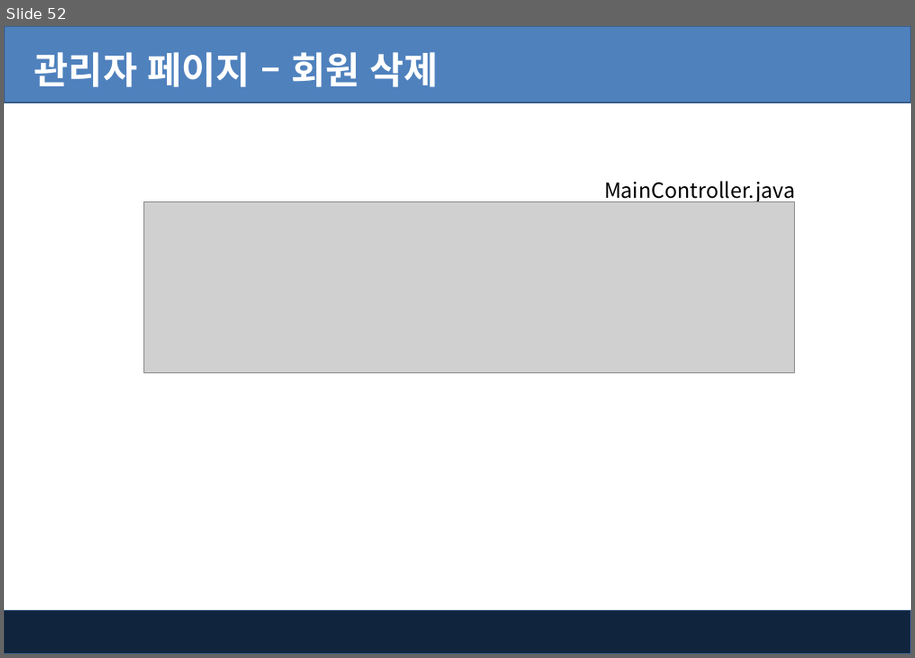
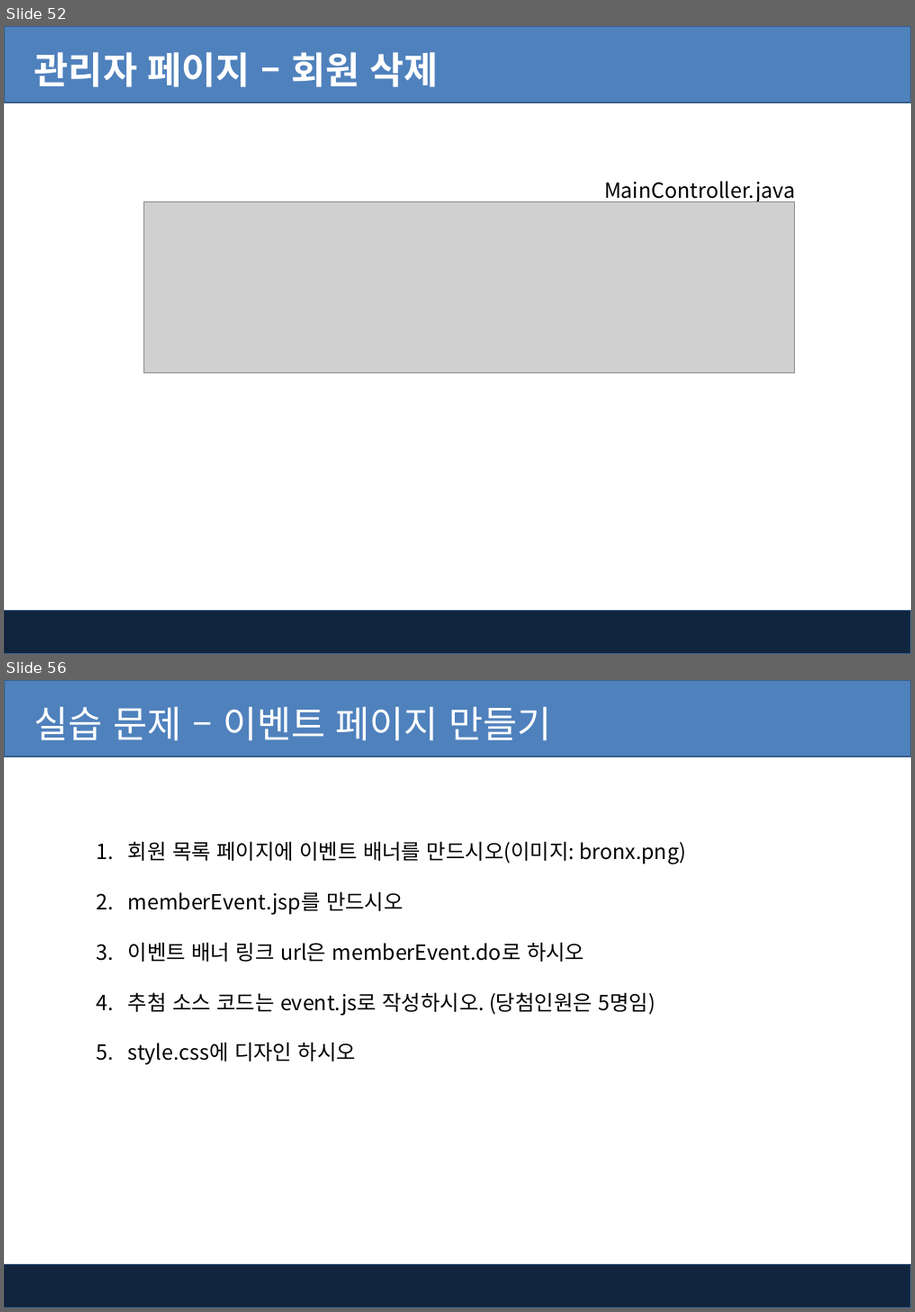
Before and after one commit to kiyongee2/green_project_web, a slide deck: jsp_ppt/10-1장. Jsp - MVC를 이용한 회원관리.pptx. Shown one above the other, each under a label of ours: slide 52 before the commit, slides 52 and 56 after it; the slides between them are not shown. The pictures are 915x658 and 915x1312 pixels, drawn with LibreOffice and Linux fonts; fonts in the diff are those of the drawing; grey boxes stand for pictures; background and template pictures are left out. Boxes give left, top, right and bottom in pixels: in the first picture for what was removed or moved away, otherwise in the second. Text is boxed around its words. In the diff, an @@ line names an element or a change of style, - is before the commit and + after.

Commit message:
event jsp

```diff
--- a/jsp_ppt/10-1장. Jsp - MVC를 이용한 회원관리.pptx
+++ b/jsp_ppt/10-1장. Jsp - MVC를 이용한 회원관리.pptx
@@ slide 56 added at bbox=[4, 680, 911, 1308], background #FFFFFF; not listed: 2 template elements that a slide beside it also shows @@
@@ text added at bbox=[35, 707, 552, 741], 32 pt, text #FFFFFF @@
+실습 문제 – 이벤트 페이지 만들기
@@ text added at bbox=[128, 841, 686, 1065], 18 pt, text #000000 @@
+1. 회원 목록 페이지에 이벤트 배너를 만드시오(이미지: bronx.png)
+2. memberEvent.jsp를 만드시오
+3. 이벤트 배너 링크 url은 memberEvent.do로 하시오
+4. 추첨 소스 코드는 event.js로 작성하시오. (당첨인원은 5명임)
+5. style.css에 디자인 하시오
```
Also in this commit, not shown: 2 slides changed, 2 other slides added, 10 other files.
